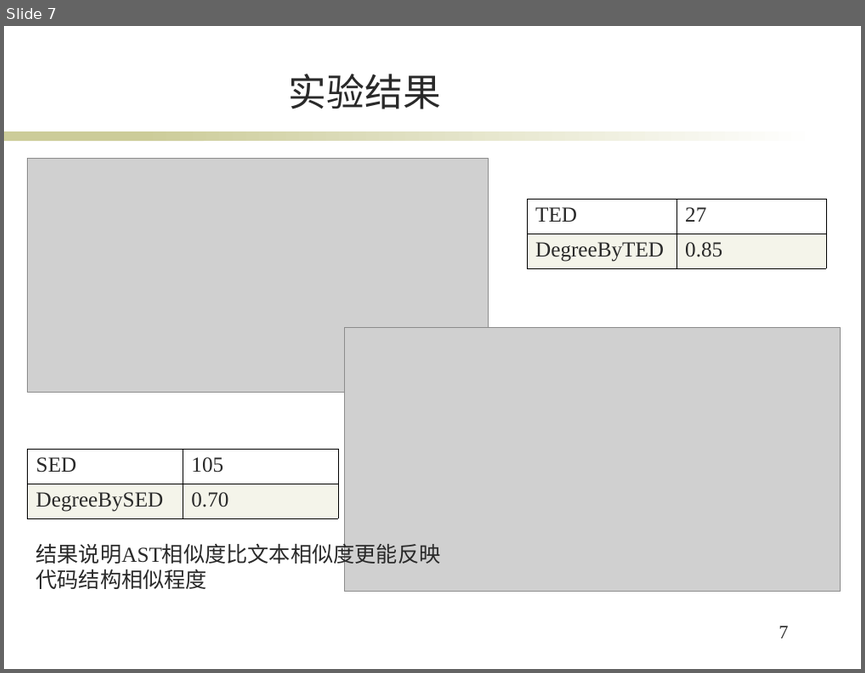
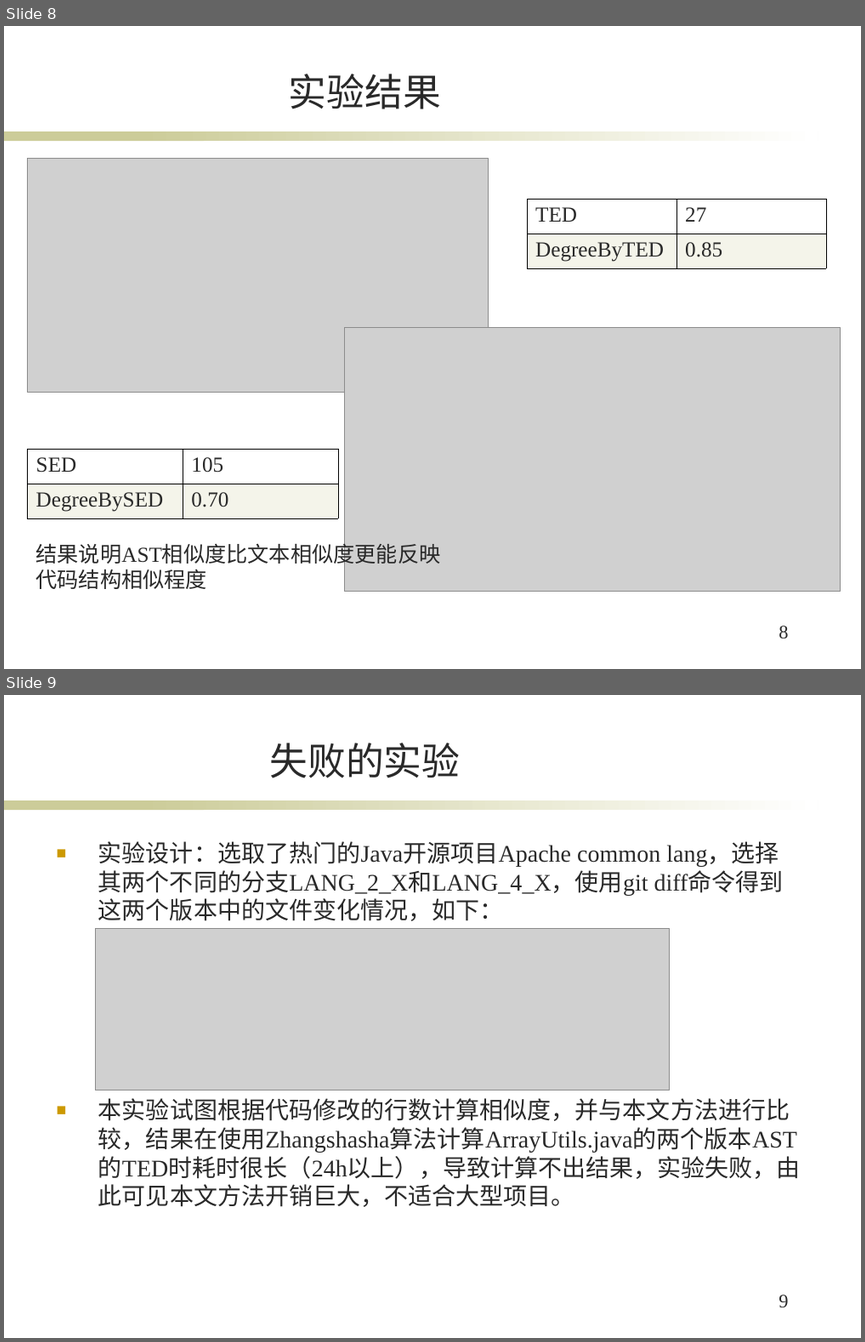
Before and after one commit to killxin/student-project, a slide deck: sat-ast-ted/实验报告.ppt. Shown one above the other, each under a label of ours: slide 7 before the commit, slides 8 and 9 after it. The pictures are 865x673 and 865x1342 pixels, drawn with LibreOffice and Linux fonts; fonts in the diff are those of the drawing; grey boxes stand for pictures; background and template pictures are left out. Boxes give left, top, right and bottom in pixels: in the first picture for what was removed or moved away, otherwise in the second. Text is boxed around its words. In the diff, an @@ line names an element or a change of style, - is before the commit and + after.

```diff
--- a/sat-ast-ted/实验报告.ppt
+++ b/sat-ast-ted/实验报告.ppt
@@ slide 9 added at [4,695,861,1338], background #FFFFFF; not listed: 2 template elements that a slide beside it also shows @@
@@ title added at [269,743,460,778], 32 pt, text #292929 @@
+失败的实验
@@ text added at [98,841,779,921], 20 pt, text #292929 @@
+■ 实验设计：选取了热门的Java开源项目Apache common lang，选择其两个不同的分支LANG_2_X和LANG_4_X，使用git diff命令得到这两个版本中的文件变化情况，如下：
@@ picture added at [95,929,669,1091] @@
@@ text added at [98,1098,800,1207], 20 pt, text #292929 @@
+■ 本实验试图根据代码修改的行数计算相似度，并与本文方法进行比较，结果在使用Zhangshasha算法计算ArrayUtils.java的两个版本AST的TED时耗时很长（24h以上），导致计算不出结果，实验失败，由此可见本文方法开销巨大，不适合大型项目。
@@ page number added at [778,1294,788,1308], 16 pt, text #292929 @@
+9
@@ what was slide 7 is now slide 8 @@
@@ page number at [778,625,788,639]: text changed @@
-7
+8
```
Also in this commit, not shown: 7 other slides changed, 1 other slide added, 6 other files.
